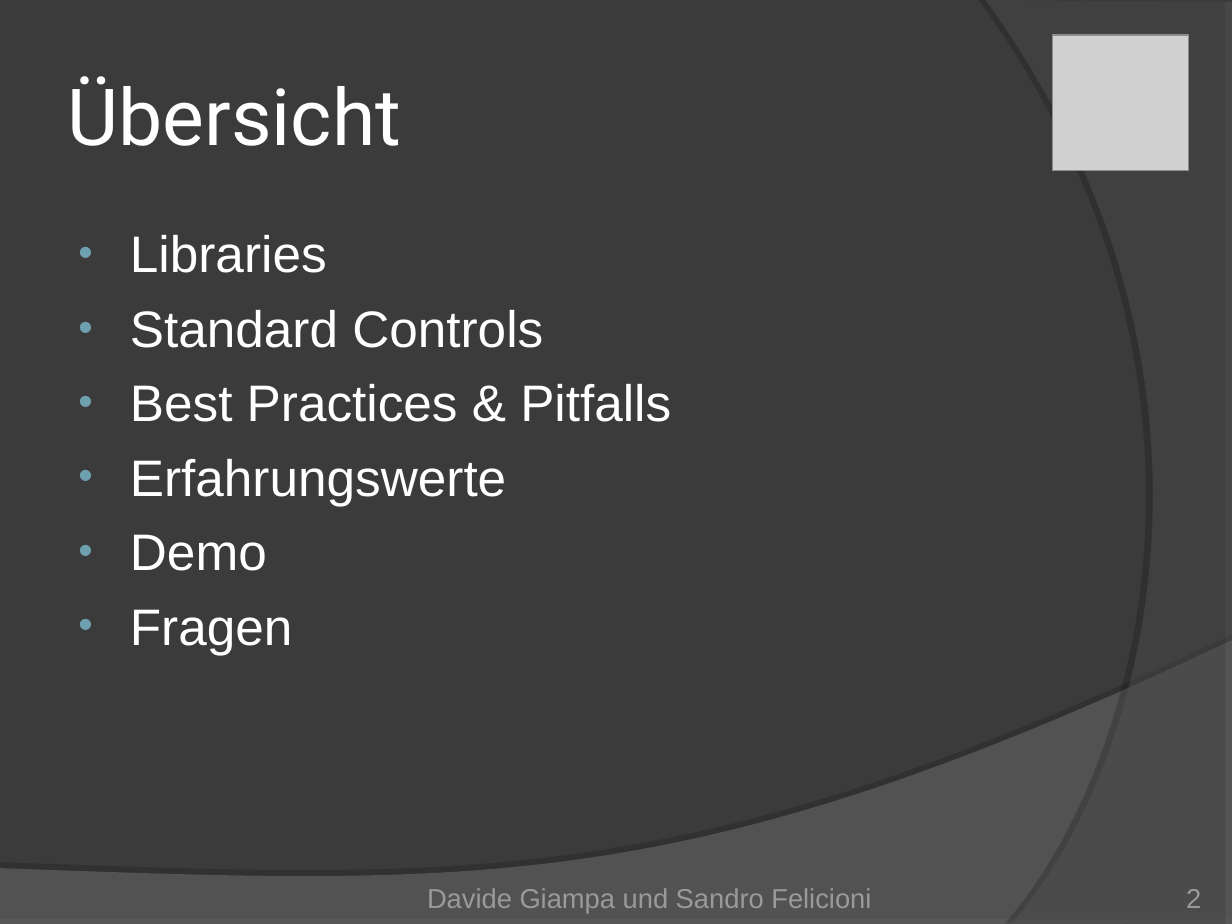
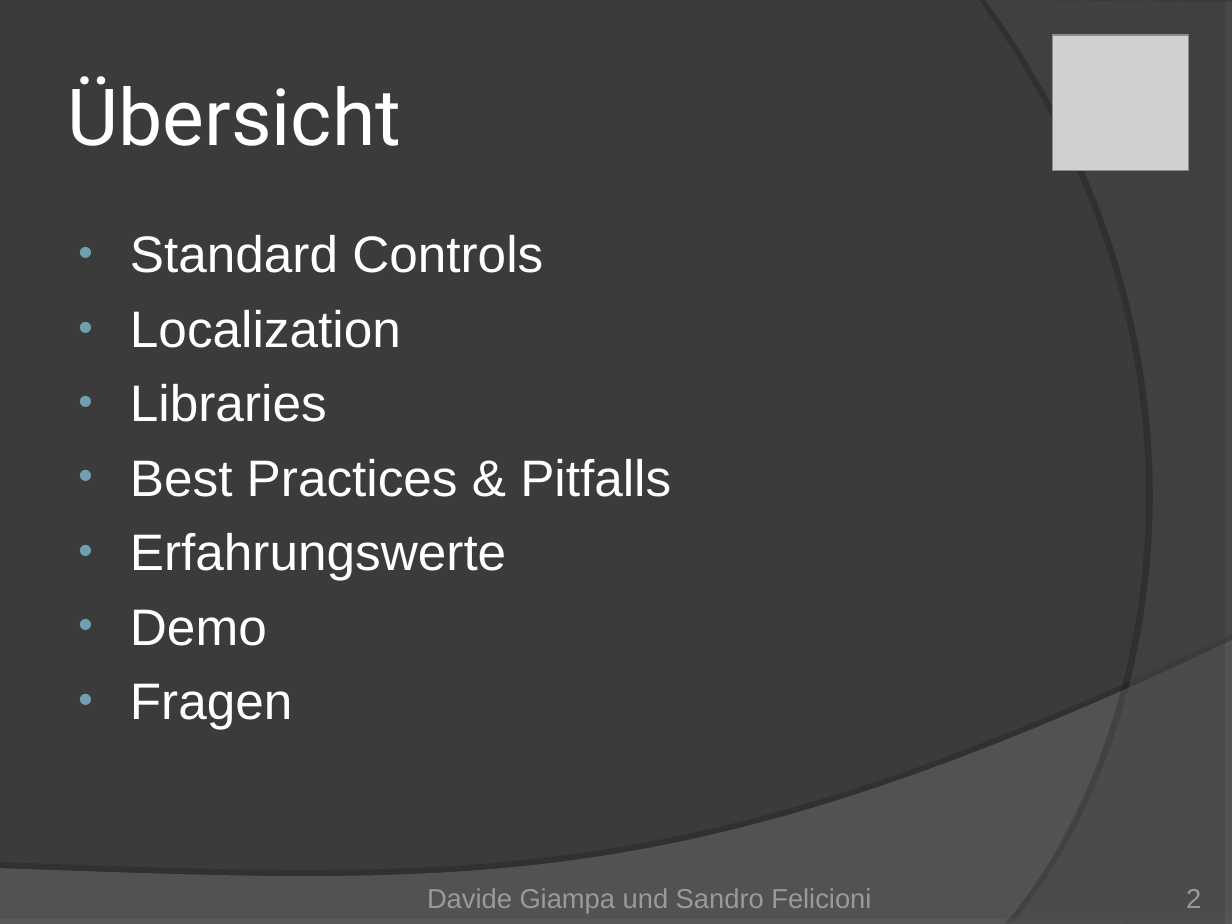
Before and after one commit to Mr-Slash/TrailDevils, a slide deck: slide 2 of doc/01_Project Management/TrailDevils-final.ppt. Drawn at 1232x924 pixels with LibreOffice and Linux fonts; fonts in the diff are those of the drawing; grey boxes stand for pictures. Boxes give left, top, right and bottom in pixels: in the first picture for what was removed or moved away, otherwise in the second. Text is boxed around its words. In the diff, an @@ line names an element or a change of style, - is before the commit and + after.

```diff
--- a/doc/01_Project Management/TrailDevils-final.ppt
+++ b/doc/01_Project Management/TrailDevils-final.ppt
@@ text at (130, 235, 543, 348): paragraphs added @@
+• Standard Controls
+• Localization
@@ text at (130, 310, 543, 348): paragraph removed @@
-• Standard Controls
```
Also in this commit, not shown: 5 other slides changed, 2 slides added, 1 other file.
